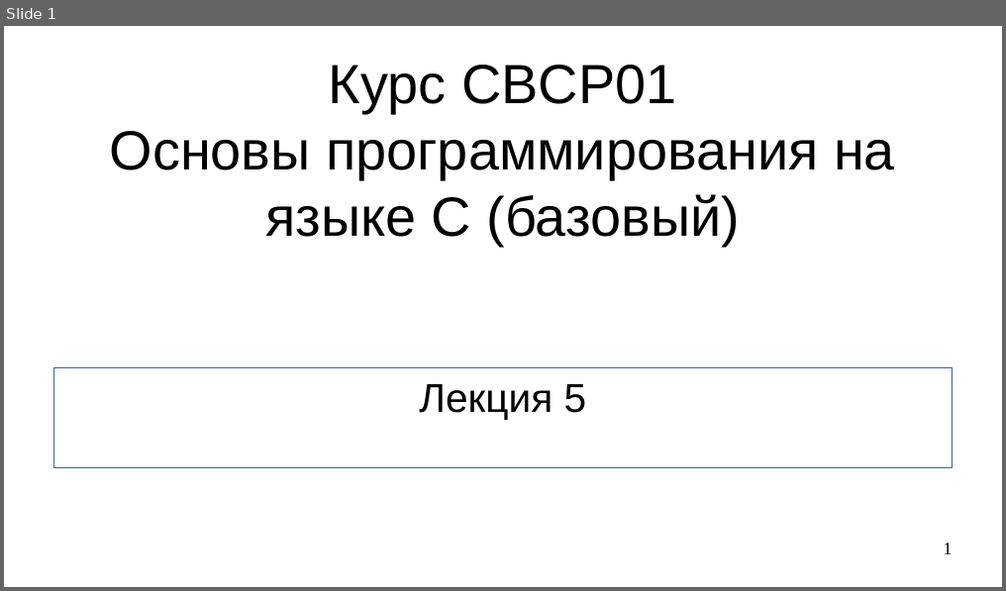
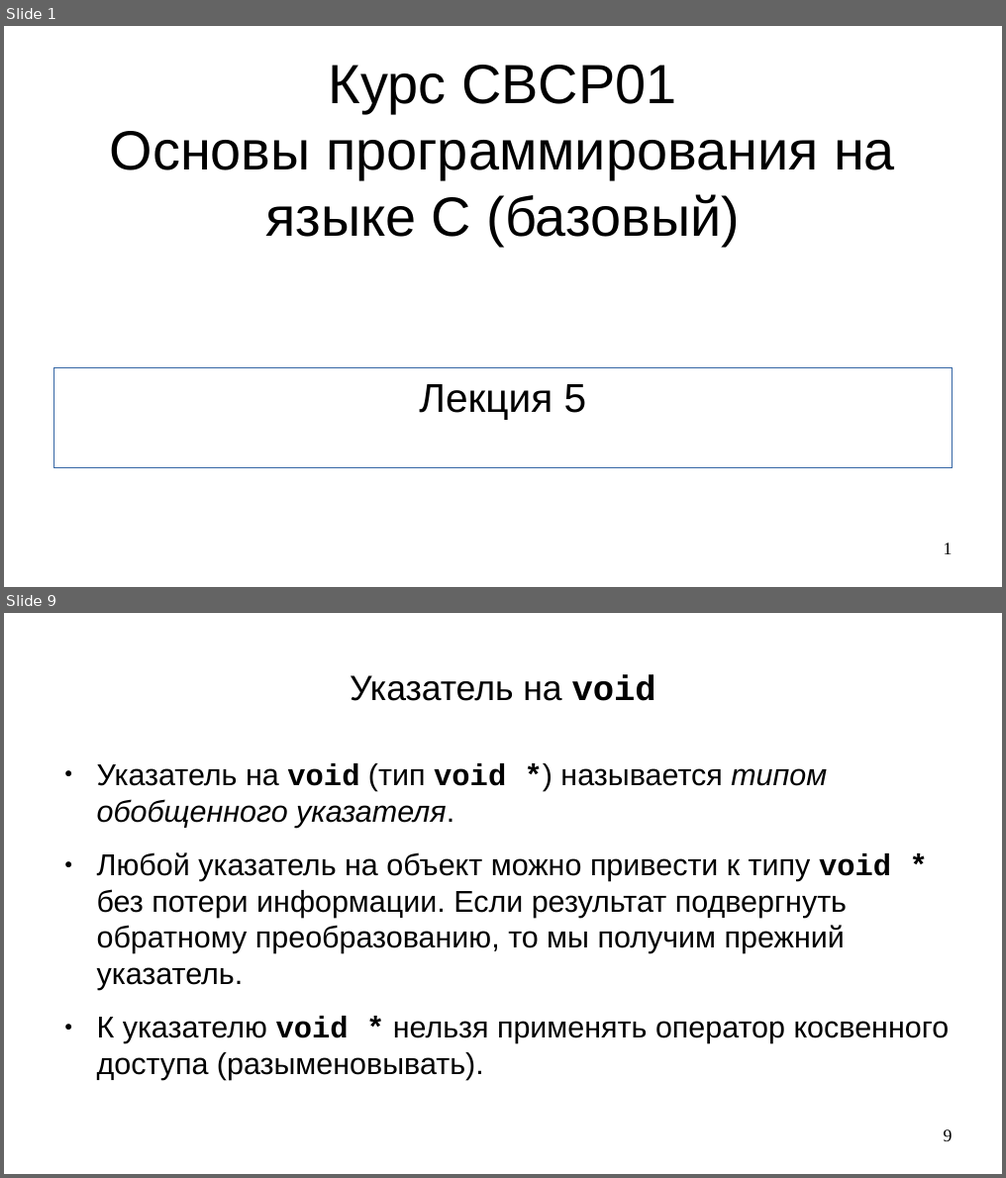
Before and after one commit to steelcraft/stud-lab, a slide deck: Лекции/CBCP01#L5.odp. Shown one above the other, each under a label of ours: slide 1 before the commit, slides 1 and 9 after it; the slides between them are not shown. The pictures are 1006x591 and 1006x1178 pixels, drawn with LibreOffice and Linux fonts; fonts in the diff are those of the drawing. Boxes give left, top, right and bottom in pixels: in the first picture for what was removed or moved away, otherwise in the second. Text is boxed around its words. In the diff, an @@ line names an element or a change of style, - is before the commit and + after.

```diff
--- a/Лекции/CBCP01#L5.odp
+++ b/Лекции/CBCP01#L5.odp
@@ slide 9 added at (4,613,1002,1174), background #FFFFFF @@
@@ title added at (350,675,656,701), 28 pt, text #000000 @@
+Указатель на void
@@ text added at (97,763,949,1080), 24 pt, text #000000 @@
+● Указатель на void (тип void *) называется типом обобщенного указателя.
+● Любой указатель на объект можно привести к типу void * без потери информации. Если результат подвергнуть обратному преобразованию, то мы получим прежний указатель.
+● К указателю void * нельзя применять оператор косвенного доступа (разыменовывать).
@@ page number added at (944,1130,952,1142), 14 pt, text #000000 @@
+9
```
Also in this commit, not shown: 17 other slides added.
